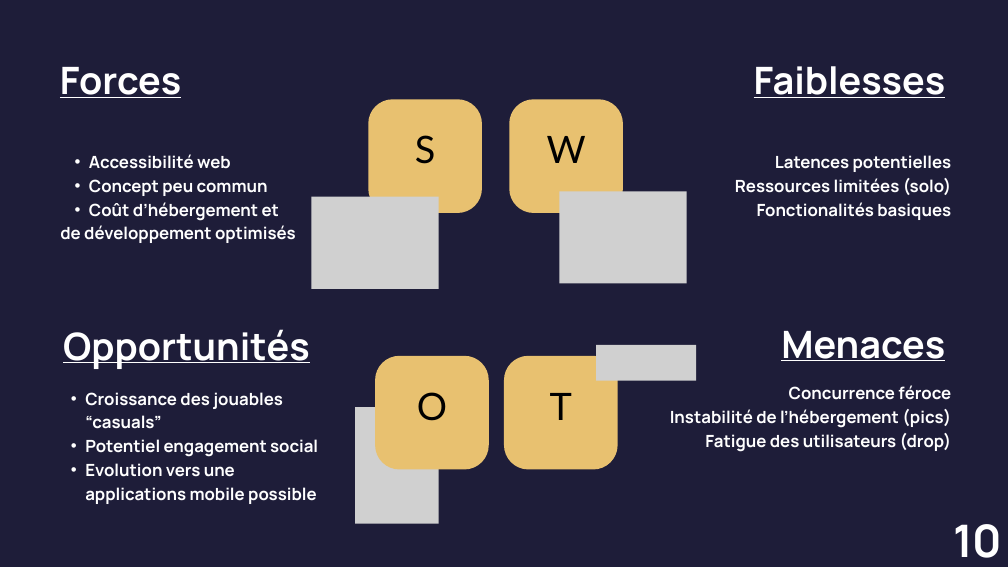
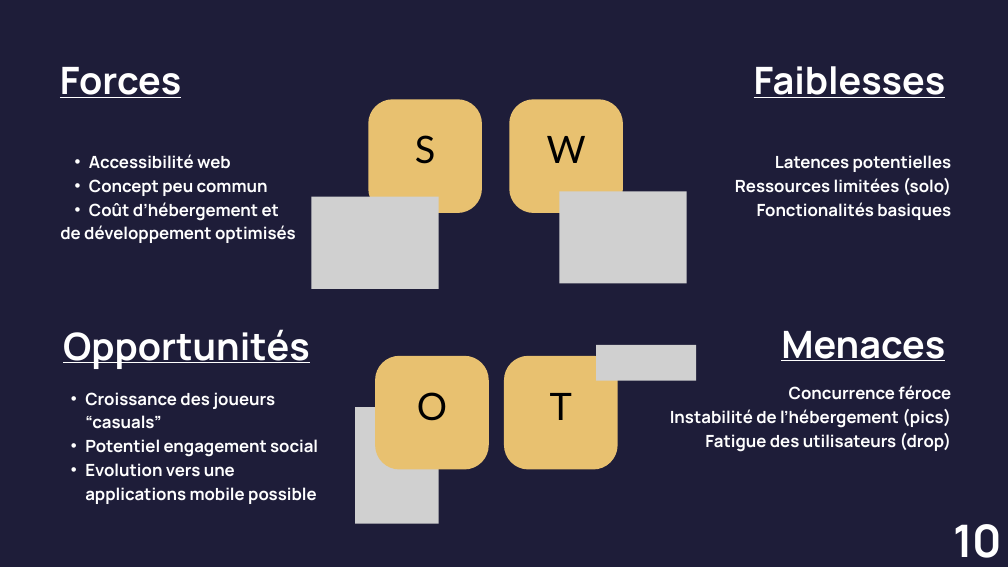
Before and after one commit to Cemus/fil-rouge-conception, a slide deck: slide 12 of Backup/Ploybout.pptx. Drawn at 1008x567 pixels with LibreOffice and Linux fonts; fonts in the diff are those of the drawing; grey boxes stand for pictures. Boxes give left, top, right and bottom in pixels: in the first picture for what was removed or moved away, otherwise in the second. Text is boxed around its words. In the diff, an @@ line names an element or a change of style, - is before the commit and + after.

```diff
--- a/Backup/Ploybout.pptx
+++ b/Backup/Ploybout.pptx
@@ text at box(85, 392, 275, 429): text changed @@
-  • Croissance des jouables “casuals”
+  • Croissance des joueurs “casuals”
```
Also in this commit, not shown: 3 other slides changed.
